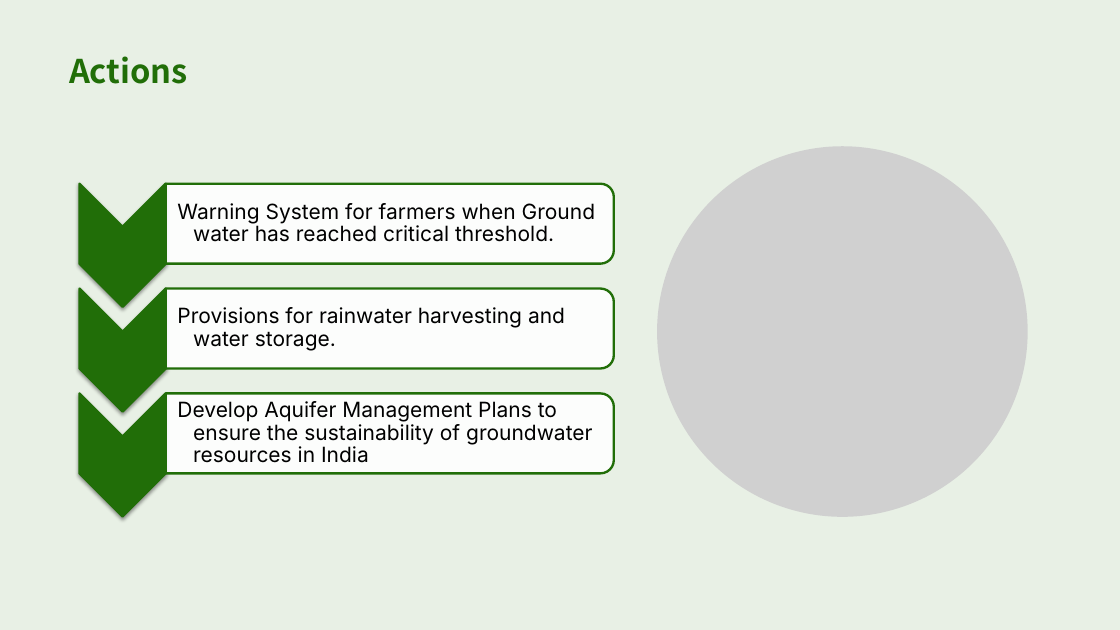
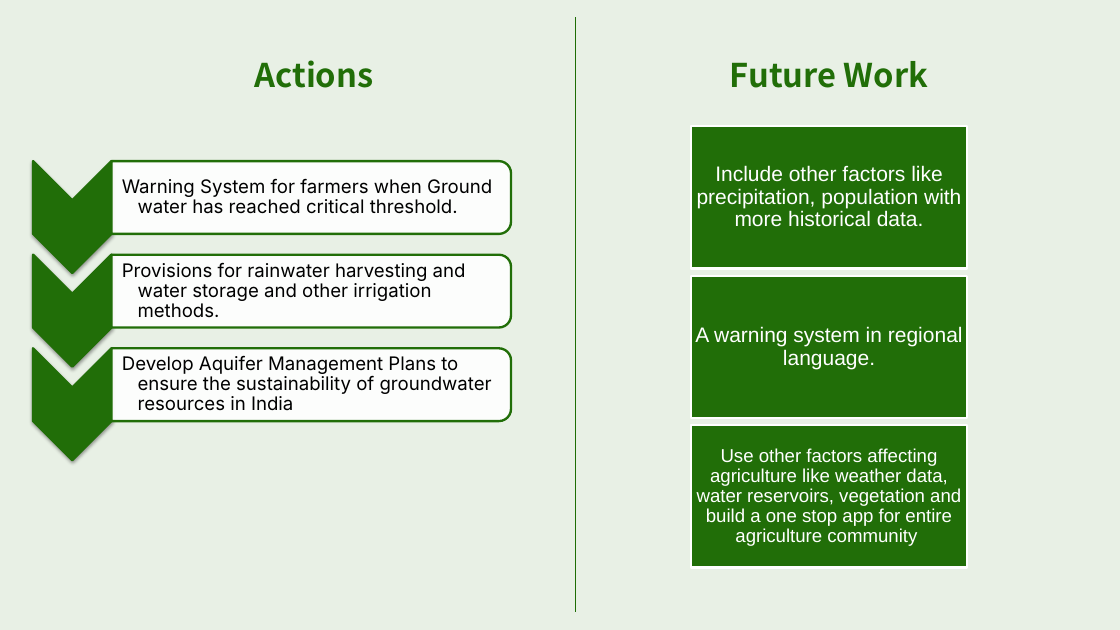
Before and after one commit to adithi21/NASA_Hackathon_2024_Meteoric_Minds, a slide deck: slide 9 of Leveraging Earth Observation Data for Informed Agricultural Decision-Making - Meteoric Minds.pptx (slide 5 before the commit). Drawn at 1120x630 pixels with LibreOffice and Linux fonts; fonts in the diff are those of the drawing; grey boxes stand for pictures. Boxes give left, top, right and bottom in pixels: in the first picture for what was removed or moved away, otherwise in the second. Text is boxed around its words. In the diff, an @@ line names an element or a change of style, - is before the commit and + after.

Commit message:
full ppt , added seasons, other full country metrics

```diff
--- a/Leveraging Earth Observation Data for Informed Agricultural Decision-Making - Meteoric Minds.pptx
+++ b/Leveraging Earth Observation Data for Informed Agricultural Decision-Making - Meteoric Minds.pptx
@@ title "Actions" at [255,60,374,88]: alignment left to centre @@
@@ line added from (576, 18) to (576, 613), #1F6E05 0.75 pt @@
@@ text added at [730,61,928,88], 28 pt, text #216E08, bold @@
+Future Work
@@ picture removed at [657,146,1028,517] @@
@@ chevron: place and size @@
-chevron at [79,184,166,307]
+chevron at [33,161,111,273]
@@ round same rect: place and size @@
-round same rect at [165,184,614,264]
+round same rect at [111,161,511,234]
@@ text "Warning System for farmers when ...": place and size @@
-text "Warning System for farmers when ..." at [177,203,595,242]
+text "Warning System for farmers when ..." at [122,178,492,214]
@@ text "Warning System for farmers when ..." at [122,178,492,214]: size 18 to 16 pt @@
@@ chevron: place and size @@
-chevron at [79,289,166,412]
+chevron at [33,255,111,366]
@@ round same rect: place and size @@
-round same rect at [165,289,614,368]
+round same rect at [111,255,511,328]
@@ text at [122,262,466,318]: text changed; size 18 to 16 pt @@
-  Provisions for rainwater harvesting and water storage.
+  Provisions for rainwater harvesting and water storage and other irrigation methods.
@@ chevron: place and size @@
-chevron at [79,394,166,516]
+chevron at [33,349,111,460]
@@ round same rect: place and size @@
-round same rect at [165,394,614,473]
+round same rect at [111,348,511,421]
@@ text "Develop Aquifer Management Plans to ..." at [122,355,492,411]: size 18 to 16 pt @@
@@ text "Develop Aquifer Management Plans to ...": place and size @@
-text "Develop Aquifer Management Plans to ..." at [177,401,592,463]
+text "Develop Aquifer Management Plans to ..." at [122,355,492,411]
@@ group added at [691,126,968,568]: 3 rectangles, 3 texts @@
+Include other factors like precipitation, population with more historical data.
+A warning system in regional language.
+Use other factors affecting agriculture like weather data, water reservoirs, vegetation and build a one stop app for entire agriculture community
```
Also in this commit, not shown: 4 other slides changed, 3 slides added, 2 slides removed, 3 other files.
